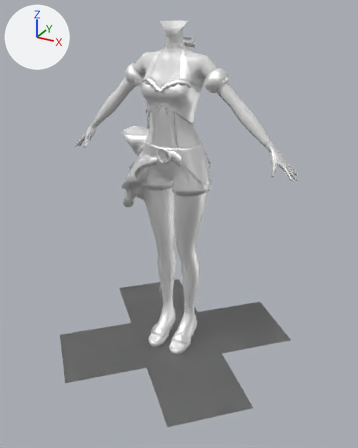
The Blender file sdk/Thumbnail Render.blend, before and after one commit.
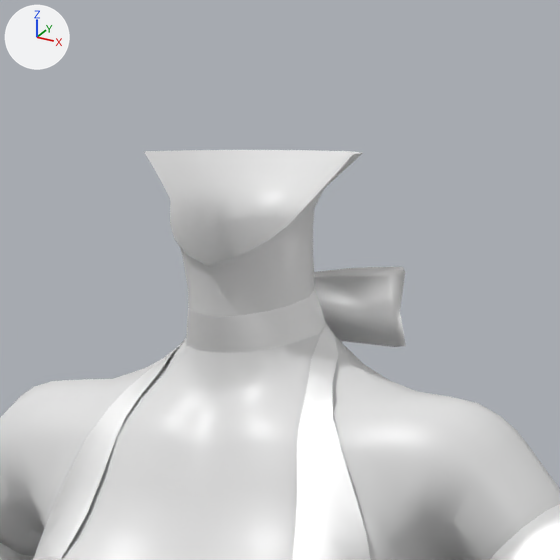
Each version is shown whole from a 50 mm lens placed at (0.972, -1.722, 1.474), pointed at (0.038, -0.023, 0.624), then close up on the part from 39% to 60% of the width and 0% to 17% of the height. Arrows for +X, +Y and +Z are at upper left; the lights stay in place. The first two pictures are the older version.

The older version as bpy lines, for what is in view:
```python
me_body_001 = bpy.data.meshes.new('Body.001')
me_body_001.from_pydata(...)  # 6939 vertices, 8603 faces; spans x -0.517..0.517, y 0.0..1.424, z -0.33..0.117
# faces by material slot: [7223, 1380]
me_body_001.materials.append(mat_ch0003_co0032_body)  # its picture is missing
me_body_001.materials.append(mat_skin_thumbnail)  # its picture is missing
ob_body_001 = bpy.data.objects.new('Body.001', me_body_001)
ob_body_001.location = (0.0, 0.0, 0.0)
ob_body_001.rotation_euler = (1.571, 0.0, 0.0)  # degrees (90, 0, 0)
```
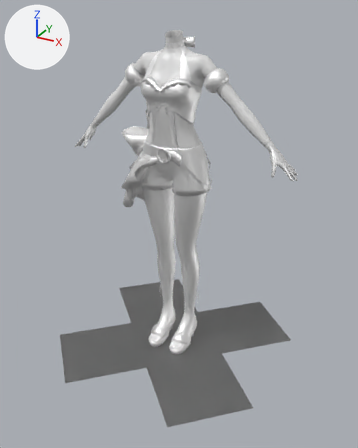
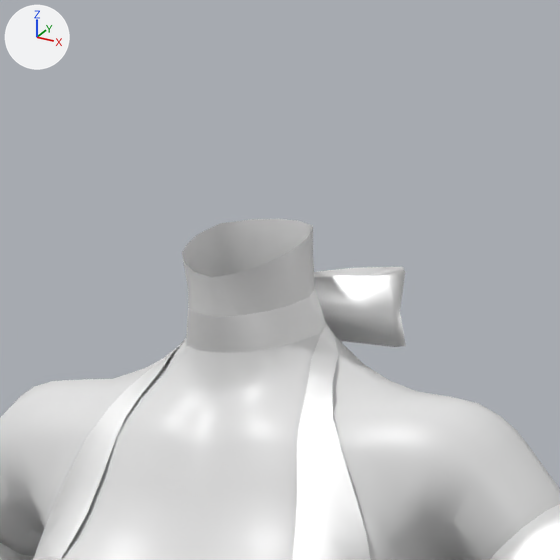
Boxes (x1, y1, x2, y2) around the edits, measured in the close-ups (560 x 560 px):
'Body.001', reshaped: before (0, 150, 560, 560); after (0, 219, 560, 560)
part 1 of me_body_001, deleted: before (144, 150, 363, 278)

The change, as a list of edits to the scene's bpy script:
```text
Change me_body_001:
    used by ob_body_001; location = (0.0, 0.0, 0.0); rotation_euler = (1.571, 0.0, 0.0), in degrees (90, 0, 0)
    remove me_body_001.from_pydata(...)  # 6939 vertices, 8603 faces; spans x -0.517..0.517, y 0.0..1.424, z -0.33..0.117
    add me_body_001.from_pydata(...)  # 6891 vertices, 8521 faces; spans x -0.517..0.517, y 0.0..1.392, z -0.33..0.117
    me_body_001 part 1
    48 vertices are removed from x -0.06..0.06, y 1.372..1.424, z -0.063..0.036
    82 faces are deleted
```
